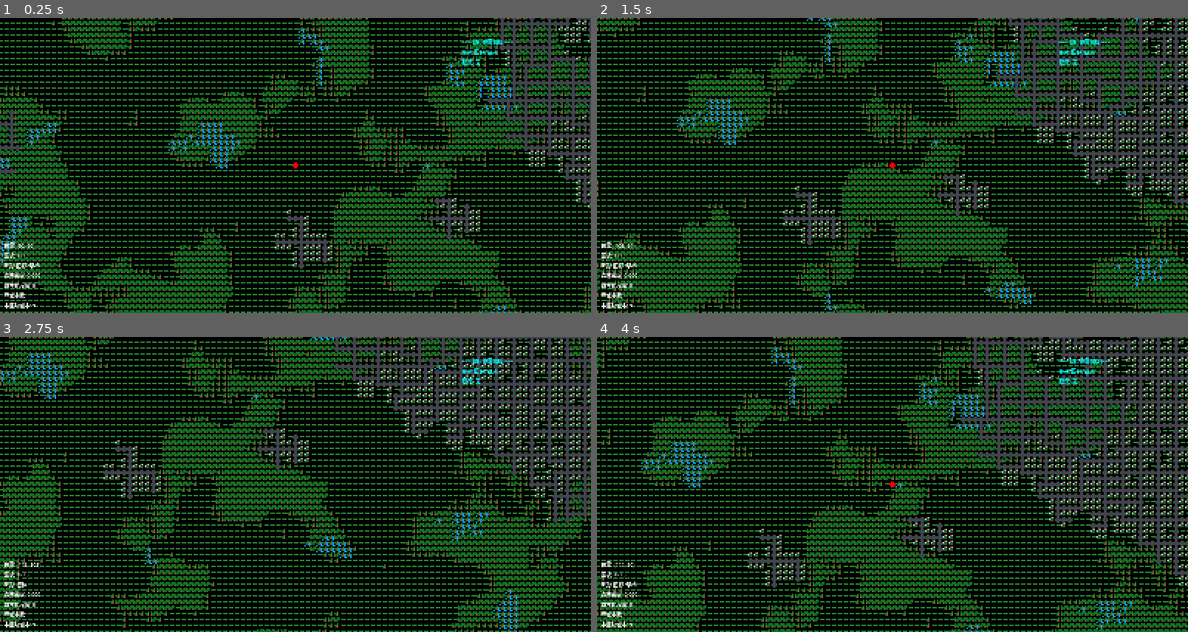
Above: before the commit, frames 1-4 (two rows, left to right).
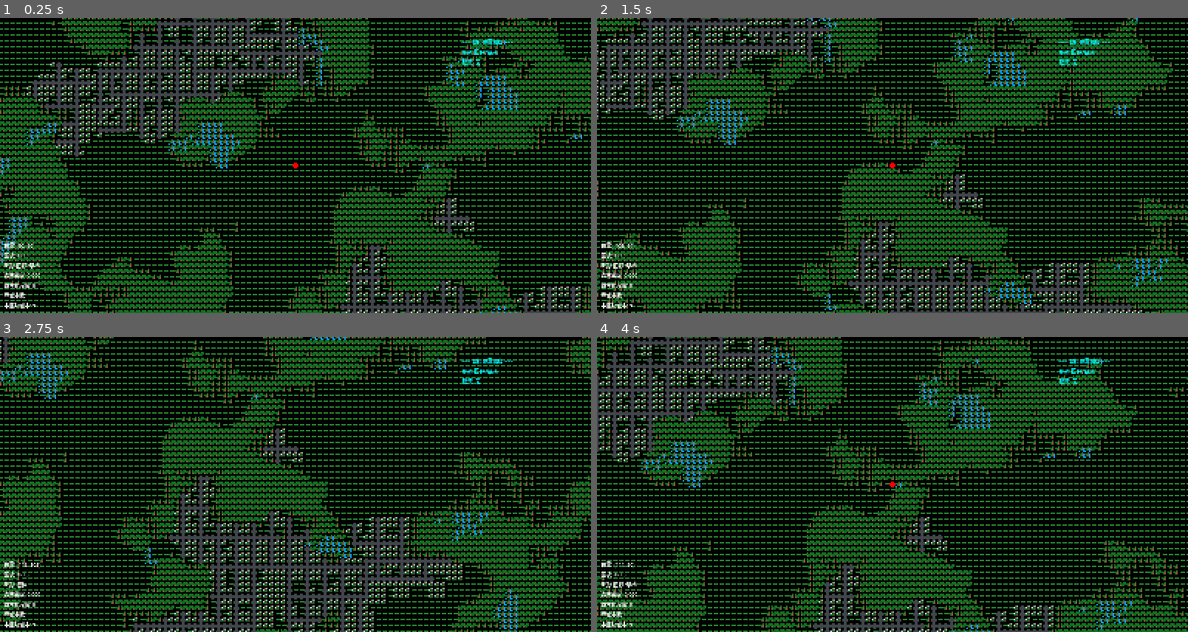
Above: after the commit, the same moments.

Repository: AliveGh0st/overmapchunkdemo
Game: Godot game, scene res://overmap_system.tscn
The game is run twice, just before and just after one commit, with the same random seed, the same clock (stepped at 60 frames per second) and the same inputs.
Inputs (mouse positions are in pixels of both pictures, inside the frame that each line leads up to):
- Up to frame 1 (0.25 s): no input
- Up to frame 2 (1.5 s): tap Enter at 0.5 s; move the mouse to (1022, 150) at 0.52 s; hold Right (ui_right) 0.53-1.28 s; tap Tab at 0.6 s; click (1022, 150) at 0.67 s; move the mouse to (774, 180) at 1.27 s; hold Down (ui_down) from 1.28 s (still down); tap I at 1.35 s
- Up to frame 3 (2.75 s): move the mouse to (354, 419) at 2.02 s; release Down (ui_down) at 2.03 s; hold Right (ui_right) from 2.03 s (still down); tap Tab at 2.1 s
- Up to frame 4 (4 s): move the mouse to (862, 543) at 2.77 s; release Right (ui_right) at 2.78 s; hold Up (ui_up) 2.78-3.53 s; tap I at 2.85 s; click (862, 543) at 2.92 s; move the mouse to (1069, 528) at 3.52 s; hold Left (ui_left) from 3.53 s (still down); tap Tab at 3.6 s

The runs differ from the first frame. In frame 1, 14% of the frame differs, in the area x 0-100%, y 0-100%; in frame 2, 17%; in frame 3, 19%; in frame 4, 20%.

Commit message:
修复城市道路延伸逻辑

Diff:
--- a/overmap_renderer.gd
+++ b/overmap_renderer.gd
@@ -1617,7 +1617,9 @@
 		"park_small": "小公园",
 		"park_medium": "中型公园",
 		"park_large": "大型公园",
-		"test_mall": "测试购物中心"
+		"test_mall": "测试购物中心",
+		# 特殊道路特征
+		"road_manhole_feature": "下水道井盖"
 	}
 
 	return name_map.get(building_id, building_id.capitalize())
@@ -1796,12 +1798,22 @@
 	"""
 	完全仿照C++版本的build_city_street函数
 	递归生成复杂的城市街道网络，包括分支街道和建筑放置
+
+	参数对应关系：
+	- street_start: 对应C++ const point_om_omt &p
+	- cs: 对应C++ int cs (城市大小)
+	- direction: 对应C++ om_direction::type dir
+	- city: 对应C++ const city &town
+	- local_placed_unique_buildings: 对应C++ std::unordered_set<overmap_special_id> &placed_unique_buildings
+	- chunk_coord: GDScript特有的区块坐标
+	- block_width: 对应C++ int block_width (默认值2)
 	"""
 	var c = cs
 	var croad = cs
 
+	# 完全匹配C++版本的错误检查：if( dir == om_direction::type::invalid )
 	if direction < 0 or direction > 3:
-		print("Invalid road direction: ", direction)
+		print("Invalid road direction: ", direction)  # 对应C++ debugmsg
 		return
 
 	# 规划街道路径（对应C++的lay_out_street）
@@ -1814,8 +1826,8 @@
 	_build_connection(street_path, chunk_coord)
 
 	# 沿着既定方向增长，产生子道路并放置建筑
-	# 跳过第一个节点（起始点）
-	var new_width = 3 if block_width == 2 else 2  # 交替宽窄街区
+	# 跳过第一个节点（起始点）- 完全匹配C++的std::next()逻辑
+	var new_width = randi_range(3, 5) if block_width == 2 else 2  # 完全匹配C++的随机范围逻辑
 
 	for i in range(1, street_path.size()):
 		c -= 1
@@ -1839,11 +1851,16 @@
 			_build_city_street(current_pos, right, _turn_right(direction), city,
 							  local_placed_unique_buildings, chunk_coord, new_width)
 
-			# 有时在交叉路口放置特殊地物（如下水道井盖）
+			# 匹配C++版本的特殊道路检测和井盖放置逻辑
+			# 在十字交叉路口有50%概率放置井盖（对应C++ one_in(2)）
 			if _one_in(2):
-				var _world_pos = _local_to_world(current_pos, chunk_coord)
-				# 可以在这里添加特殊路面标记
-				# ter_set(_world_pos, special_road_variant)
+				var world_pos = _local_to_world(current_pos, chunk_coord)
+				var terrain_type = terrain_data.get(world_pos, Config.TerrainConfig.TYPE_EMPTY)
+				# 检查是否为道路类型（对应C++ oter->type_is(oter_type_id("road"))）
+				if terrain_type == Config.TerrainConfig.TYPE_ROAD:
+					# 可以在这里添加特殊路面标记，如井盖
+					# 对应C++ ter_set(rp, oter_road_nesw_manhole.id())
+					_add_special_road_feature(current_pos, "manhole", chunk_coord)
 
 		# 在街道两侧放置建筑
 		if not _one_in(Config.CityConfig.BUILDING_CHANCE):
@@ -1889,10 +1906,12 @@
 		var world_pos = _local_to_world(pos, chunk_coord)
 		var terrain_type = terrain_data.get(world_pos, Config.TerrainConfig.TYPE_EMPTY)
 
-		# 不能在河流、湖泊等特殊地形上建造道路
-		if terrain_type == Config.TerrainConfig.TYPE_RIVER or \
-		   terrain_type == Config.TerrainConfig.TYPE_LAKE_SURFACE or \
-		   terrain_type == Config.TerrainConfig.TYPE_LAKE_SHORE:
+		# 完全匹配C++版本的地形检查逻辑
+		# C++: ter_id->is_river() || ter_id->is_ravine() || ter_id->is_ravine_edge() || !connection.pick_subtype_for( ter_id )
+		# 只能在空地或已有道路上建造道路，不能在其他地形上建造
+		if terrain_type != Config.TerrainConfig.TYPE_EMPTY and \
+		   terrain_type != Config.TerrainConfig.TYPE_LAND and \
+		   terrain_type != Config.TerrainConfig.TYPE_ROAD:
 			break
 
 		# 检查道路冲突（防止道路过于密集）
@@ -1962,6 +1981,12 @@
 
 	var building_world_pos = _local_to_world(building_pos, chunk_coord)
 
+	# 首先检查建筑位置的地形是否合适
+	var building_terrain = terrain_data.get(building_world_pos, Config.TerrainConfig.TYPE_EMPTY)
+	if building_terrain != Config.TerrainConfig.TYPE_EMPTY and building_terrain != Config.TerrainConfig.TYPE_LAND:
+		# 建筑位置地形不合适（可能是森林、河流等），跳过建筑放置
+		return
+
 	# 计算到城市中心的距离（使用三角距离，对应C++的trig_dist）
 	var actual_distance = sqrt(_square_dist(building_world_pos, city.pos))
 	var town_dist = int((actual_distance * 100) / max(city.size, 1))
@@ -1993,10 +2018,21 @@
 
 			break  # 成功放置，退出重试循环
 
+func _add_special_road_feature(pos: Vector2i, feature_type: String, chunk_coord: Vector2i):
+	"""
+	在道路上添加特殊地物，对应C++版本的ter_set特殊道路变种
+	简化实现：直接标记为特殊道路，不与建筑放置系统冲突
+	"""
+	var world_pos = _local_to_world(pos, chunk_coord)
+	# 根据特征类型设置特殊道路标记
+	match feature_type:
+		"manhole":
+			# 简单地标记这个位置有井盖，使用特殊前缀避免与建筑ID冲突
+			overmap_special_placements[world_pos] = "road_manhole_feature"
+		_:
+			pass  # 其他特殊道路特征
+
 func _can_place_building_special(building_type: Dictionary, pos: Vector2i, _direction: int, chunk_coord: Vector2i) -> bool:
-	"""
-	检查是否可以放置指定建筑类型，简化版的can_place_special
-	"""
 	var world_pos = _local_to_world(pos, chunk_coord)
 	var terrain_type = terrain_data.get(world_pos, Config.TerrainConfig.TYPE_EMPTY)
 
